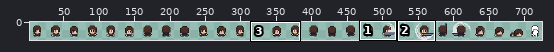
Edited in one commit: sprite sheet (public/resources/graphics/units/player.png). Above, an overview of the earlier version with the close-up marked.
Close-up. Before the commit:
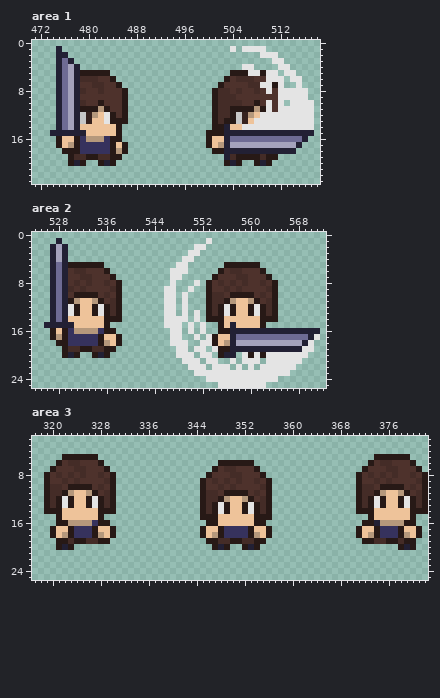
The file is 728x26 pixels. Shown: area 1: x 471..518, y 0..23; area 2: x 524..572, y 0..25; area 3: x 317..382, y 2..25. The wide view leaves out empty margins. The commit also changed other parts of the picture, which this record leaves out.
Once edited:
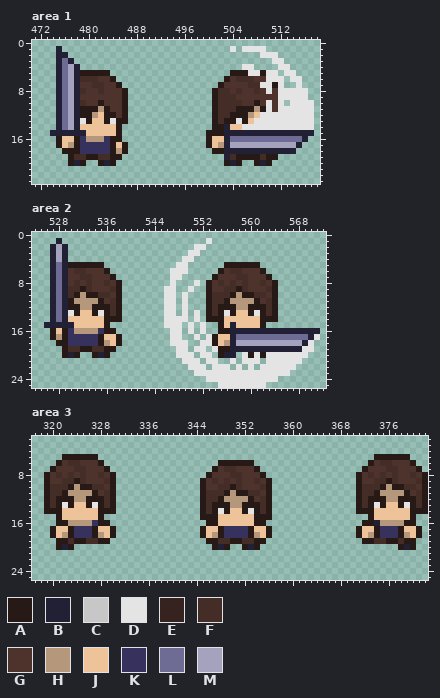
Palette (. is transparent): A #271916  B #222034  C #c7c7c7  D #e4e4e4  E #36221e  F #442c27  G #4e322c  H #b5987c  J #eec39a  K #36325d  L #6e6b94  M #a4a2bc
The exact change:
--- area 1
@@ x 477..508 @@
 10 MBFGGAGGGA..............AFFFFGGA
-11 MBAAAHAGGA..............AFFAAAAH
-12 MBCEHJDAGA..............AFFACEHJ
-13 MBCEJJDAAA..............AFAACEJD
+11 MBAAAHAGGA..............AFFFAAAH
+12 MBAAHJAAGA..............AFFAAAHJ
+13 MBDAJJADAA..............AFAADAJD
 14 MBJJJJJJA...............AABJJDDD
--- area 2
@@ x 524..572 @@
  8 ...BLBGFGFGGFGA........D...D.AGFGFGFGGFGA........
- 9 ...BLBFGFGGGGFA.......DD..D..AGGFGFGGGGFA........
-10 ...BLBGAAAAGFGA.......DD.D...AFFGAAAAGFGA........
-11 ...BLBAHJJHAGFA.......DD.D...AFFAHJJHAGFA........
-12 ...BLBDAJJADAFA.......DD.D...AFADAJJADAFA........
+ 9 ...BLBFFAFGGGFA.......DD..D..AGGFFAFGGGFA........
+10 ...BLBFAHAAFFGA.......DD.D...AFFFAHAAFFGA........
+11 ...BLBAHHHHAGFA.......DD.D...AFFAHHHHAGFA........
+12 ...BLBAAHHAAAFA.......DD.D...AFAAAHHAAAFA........
 13 ...BLBDAJJADAFA.......DD.D.D.AFADAJJADAFA........
--- area 3
@@ x 317..382 @@
  8 ..AGFGFGFGGFGA...............AGGGFFGGGA...............AGFGFGFGGFGA
- 9 ..AGGFGFGGGGFA..............AGFGFGFGGFGA..............AGGFGFGGGGFA
-10 ..AFFGAAAAGFGA..............AGGFGFGGGGFA..............AFFGAAAAGFGA
-11 ..AFFAHJJHAGFA..............AFFGAAAAGFGA..............AFFAHJJHAGFA
-12 ..AFADAJJADAFA..............AFFAHJJHAGFA..............AFADAJJADAFA
-13 ..AFADAJJADAFA..............AFADAJJADAFA..............AFADAJJADAFA
+ 9 ..AGGFFAFGGGFA..............AGFGFGFGGFGA..............AGGFFAFGGGFA
+10 ..AFFFAHAAFFGA..............AGGFFAFGGGFA..............AFFFAHAAFFGA
+11 ..AFFAHHHHAGFA..............AFFFAHAAFFGA..............AFFAHHHHAGFA
+12 ..AFAAAHHAAAFA..............AFFAHHHHAGFA..............AFAAAHHAAAFA
+13 ..AFADAJJADAFA..............AFAAAHHAAAFA..............AFADAJJADAFA
 14 ..AAAJJJJJJAAA..............AFADAJJADAFA..............AAAJJJJJJAAA
